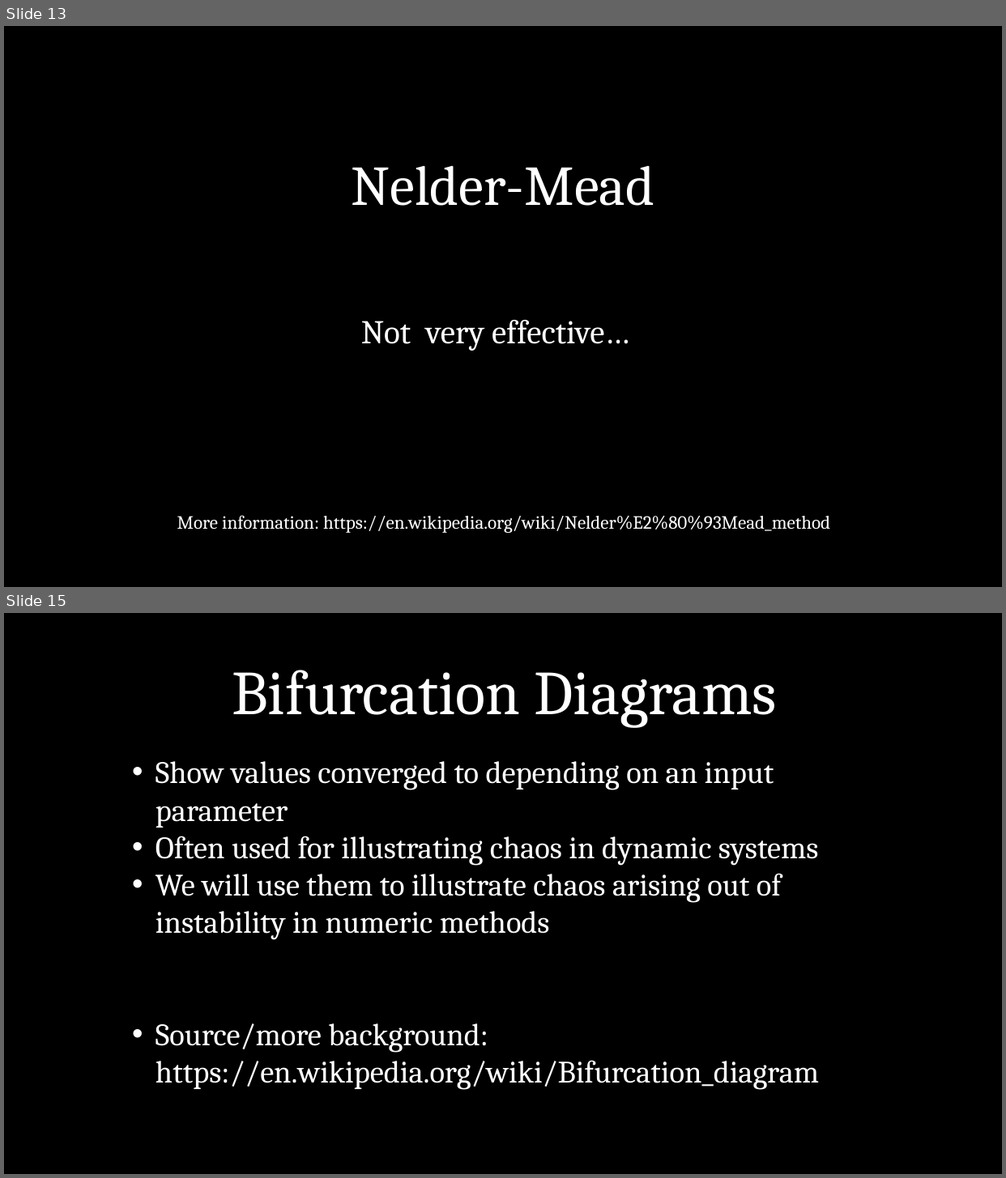
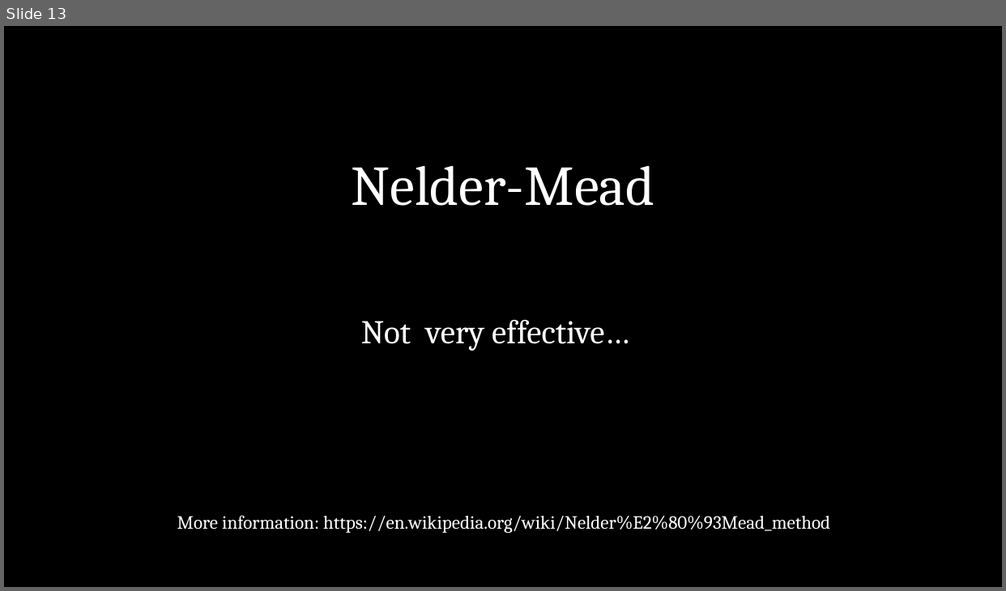
Before and after one commit to stephen-bapple/numerical-analysis, a slide deck: Lennard-Jones Structures.pptx. Shown one above the other, each under a label of ours: slides 13 and 15 before the commit, slide 13 after it; the slides between them are not shown. The pictures are 1006x1178 and 1006x591 pixels, drawn with LibreOffice and Linux fonts; fonts in the diff are those of the drawing. Boxes give left, top, right and bottom in pixels: in the first picture for what was removed or moved away, otherwise in the second. Text is boxed around its words. In the diff, an @@ line names an element or a change of style, - is before the commit and + after.

```diff
--- a/Lennard-Jones Structures.pptx
+++ b/Lennard-Jones Structures.pptx
@@ slide 15 removed at bbox=[4, 613, 1002, 1174], background #000000 @@
@@ title removed at bbox=[232, 670, 777, 728] @@
-Bifurcation Diagrams
@@ text removed at bbox=[155, 761, 819, 1090] @@
-• Show values converged to depending on an input parameter
-• Often used for illustrating chaos in dynamic systems
-• We will use them to illustrate chaos arising out of instability in numeric methods
-• Source/more background: https://en.wikipedia.org/wiki/Bifurcation_diagram
```
Also in this commit, not shown: 3 slides changed, 16 slides added, 28 other slides removed, 14 other files.
